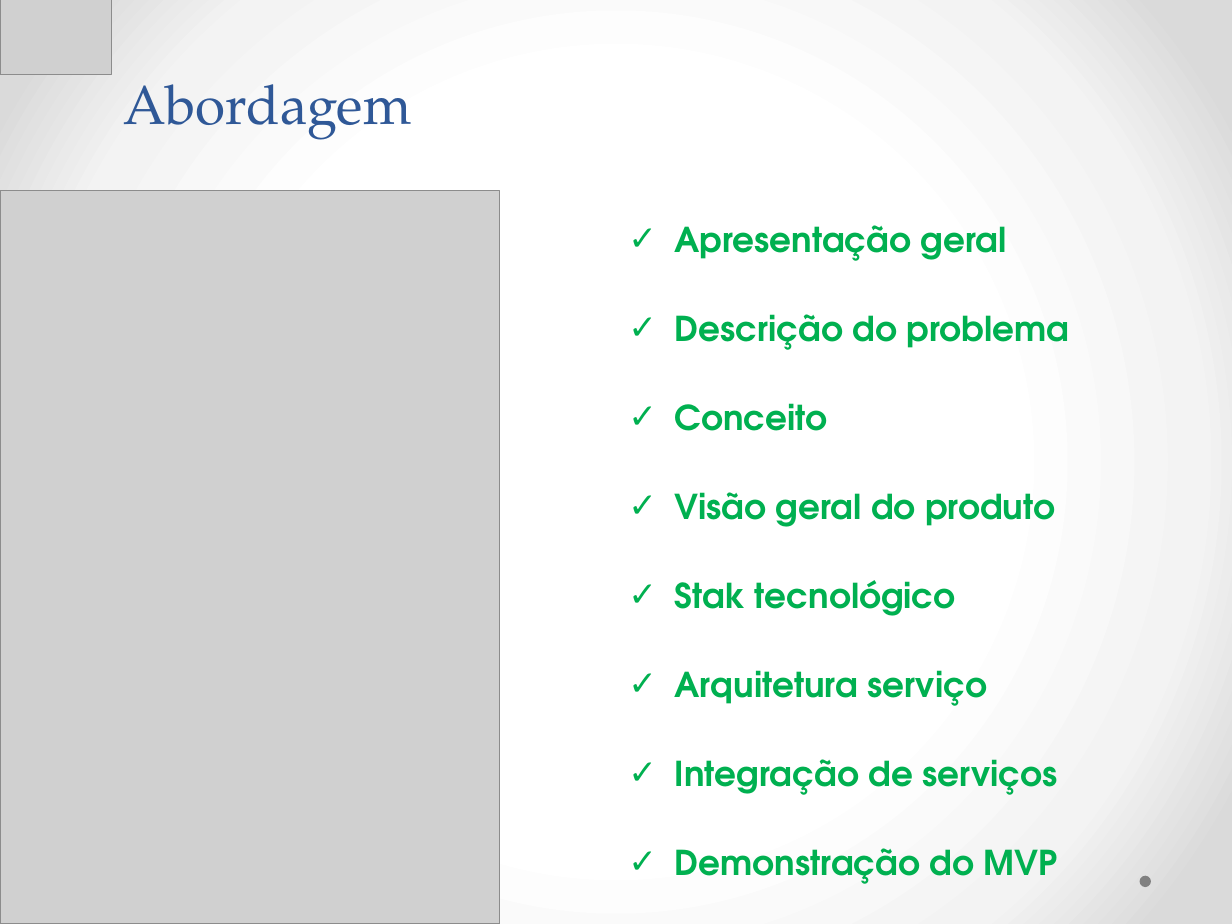
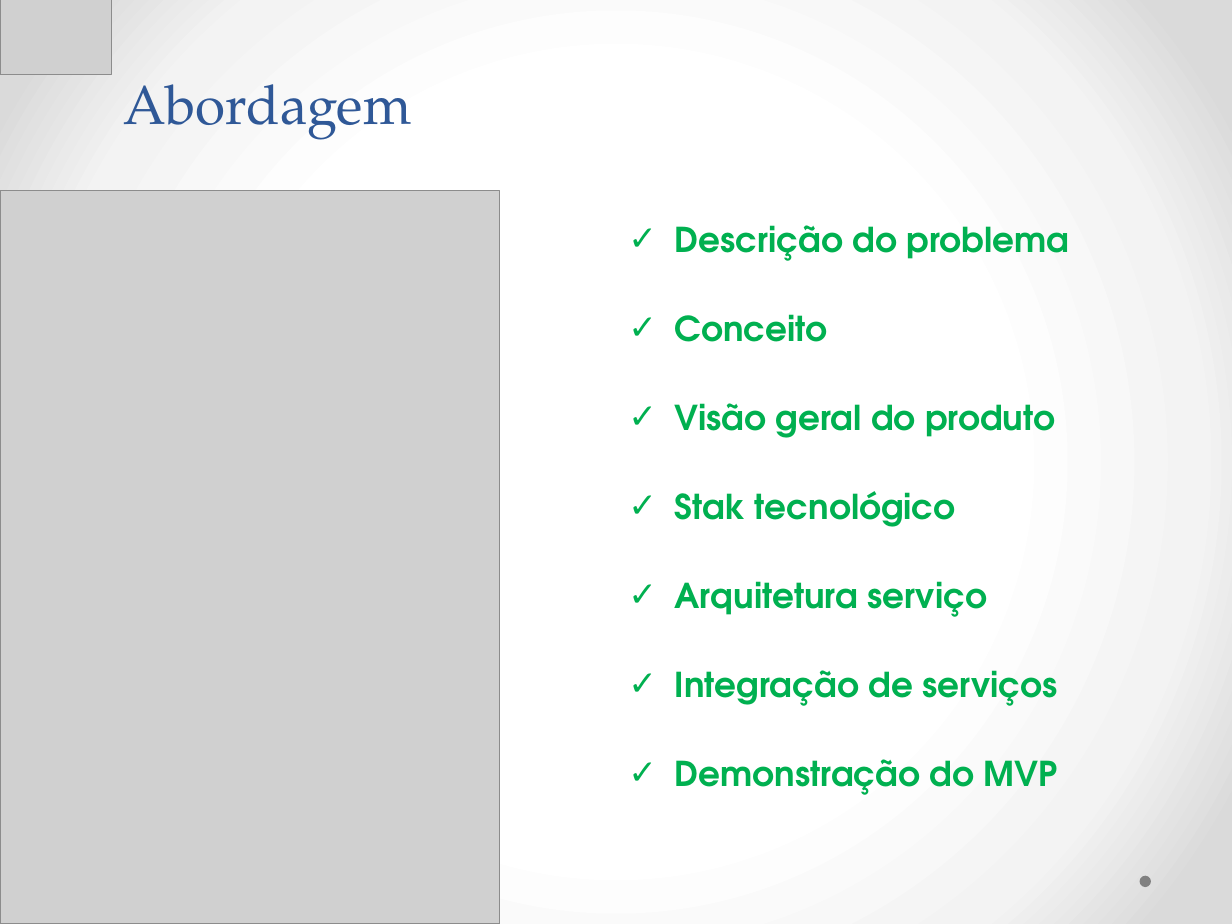
Before and after one commit to Neimarmg/TCC, a slide deck: slide 2 of Documentação final do projeto/Ppt-Final.pptx. Drawn at 1232x924 pixels with LibreOffice and Linux fonts; fonts in the diff are those of the drawing; grey boxes stand for pictures. Boxes give left, top, right and bottom in pixels: in the first picture for what was removed or moved away, otherwise in the second. Text is boxed around its words. In the diff, an @@ line names an element or a change of style, - is before the commit and + after.

```diff
--- a/Documentação final do projeto/Ppt-Final.pptx
+++ b/Documentação final do projeto/Ppt-Final.pptx
@@ text at bbox=[675, 225, 1007, 261]: paragraph removed @@
-✓ Apresentação geral
```
Also in this commit, not shown: 8 other slides changed.
